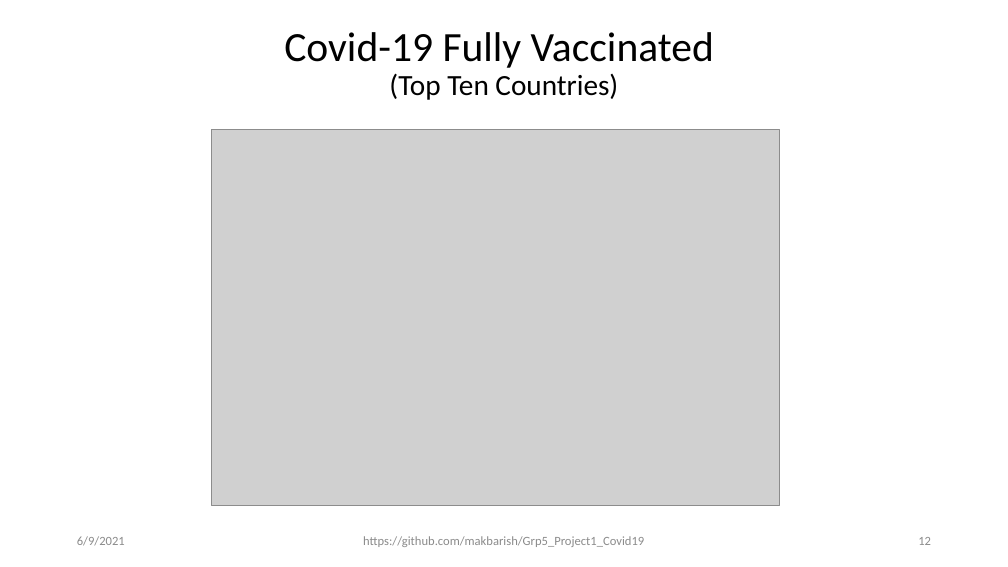
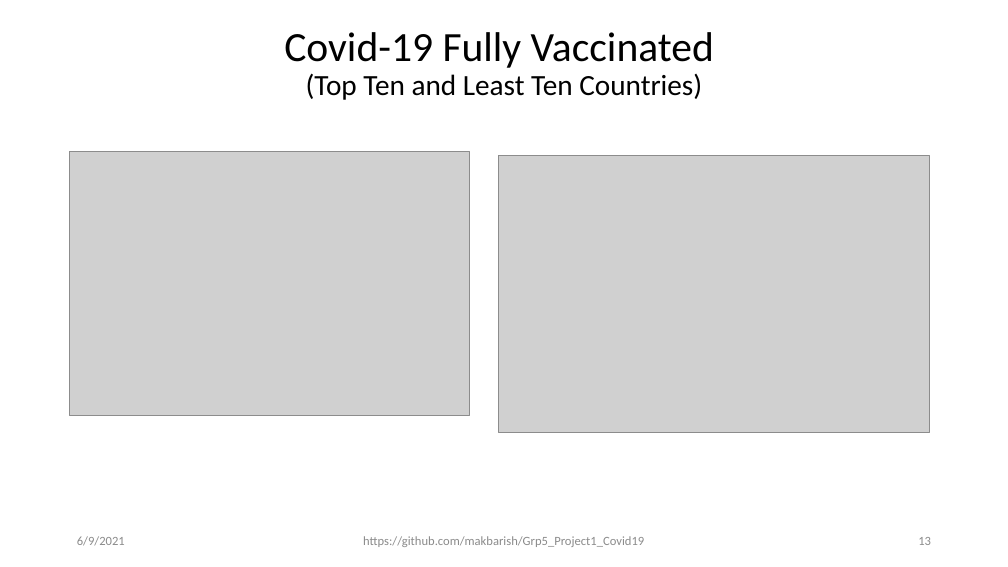
Before and after one commit to makbarish/Grp5_Project1_Covid19, a slide deck: slide 13 of Clay/Novel_Corona_Virus_2019_v2.pptx (slide 12 before the commit). Drawn at 1008x567 pixels with LibreOffice and Linux fonts; fonts in the diff are those of the drawing; grey boxes stand for pictures. Boxes give left, top, right and bottom in pixels: in the first picture for what was removed or moved away, otherwise in the second. Text is boxed around its words. In the diff, an @@ line names an element or a change of style, - is before the commit and + after.

```diff
--- a/Clay/Novel_Corona_Virus_2019_v2.pptx
+++ b/Clay/Novel_Corona_Virus_2019_v2.pptx
@@ title at box(284, 32, 714, 100): text changed; size 39.6 to 27.9 pt @@
-Covid-19 Fully Vaccinated
-(Top Ten Countries)
+Covid-19 Fully Vaccinated
+(Top Ten and Least Ten Countries)
@@ picture: place and size @@
-picture at box(211, 129, 780, 505)
+picture at box(70, 151, 470, 416)
@@ picture added at box(498, 156, 929, 433) @@
```
Also in this commit, not shown: 5 other slides changed.
